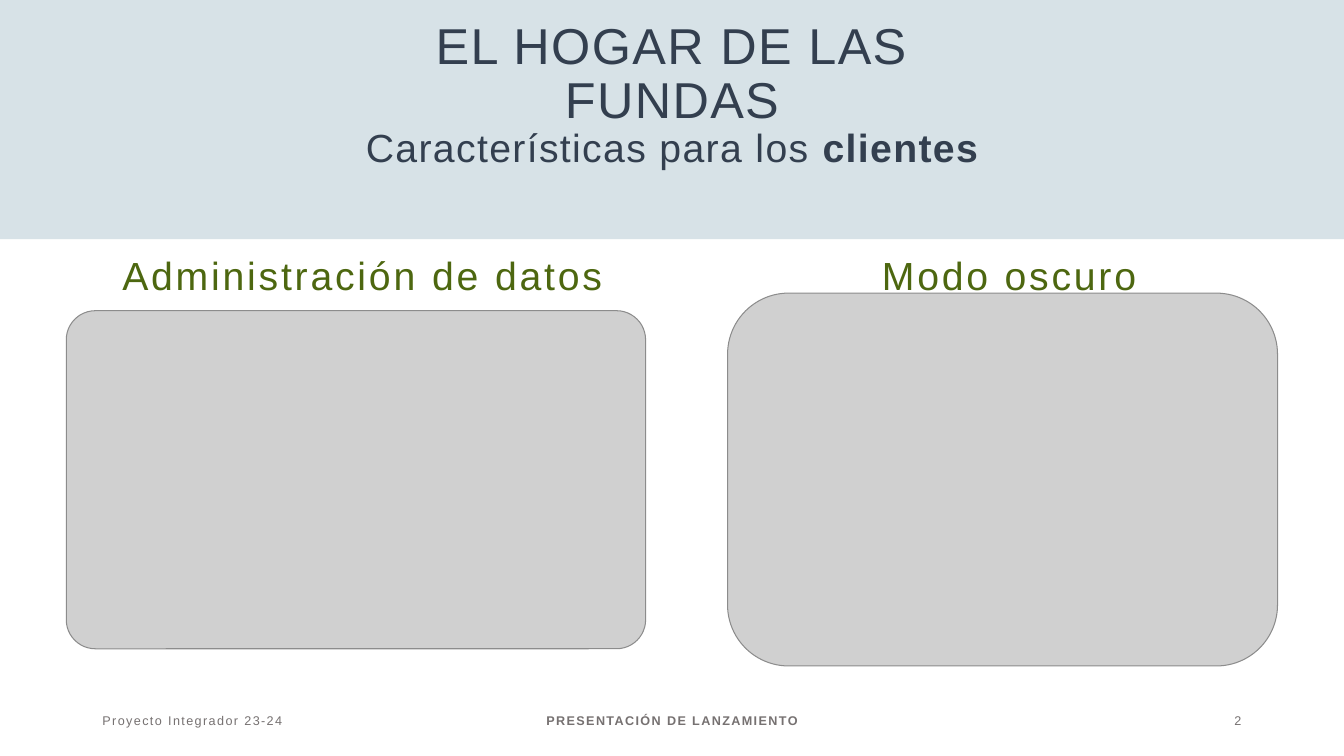
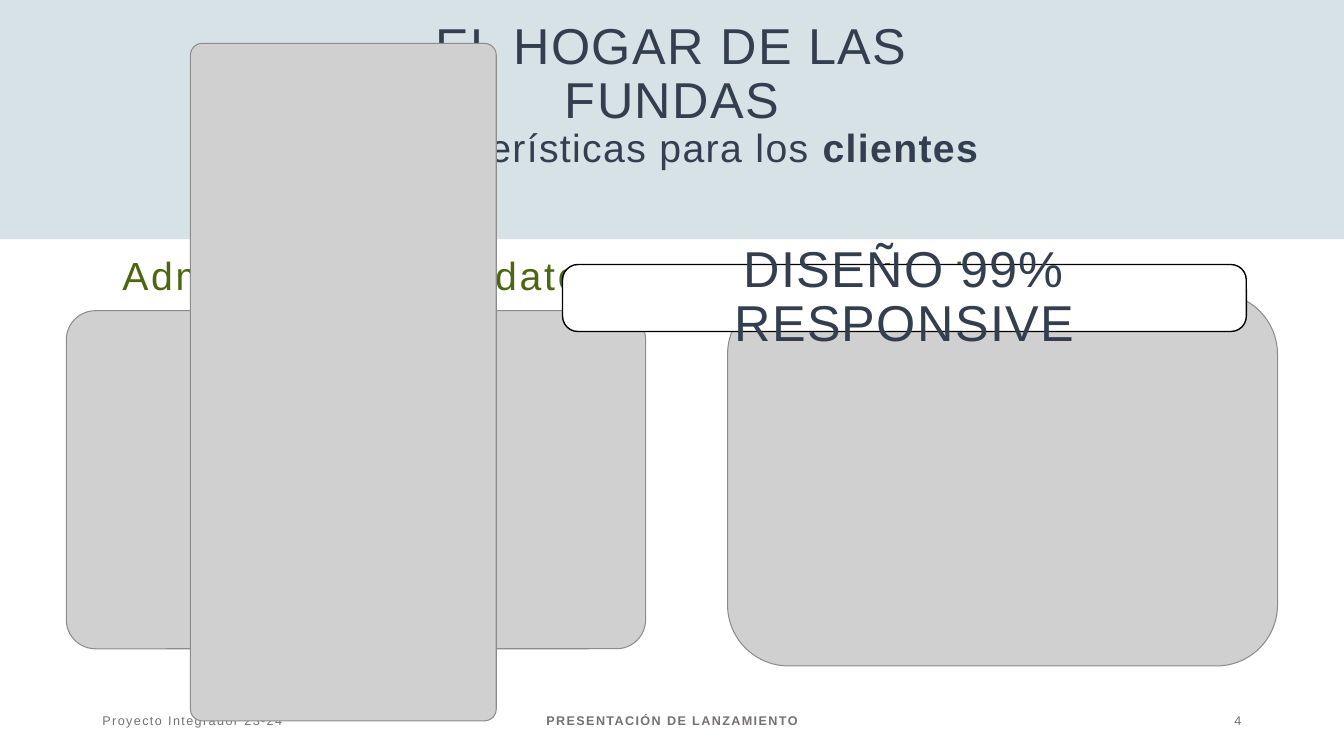
Before and after one commit to Sergio-D-Vico-Pineda/ProyectoIntegrador, a slide deck: slide 4 of Modelaje/Presentacion.pptx (slide 2 before the commit). Drawn at 1344x756 pixels with LibreOffice and Linux fonts; fonts in the diff are those of the drawing; grey boxes stand for pictures. Boxes give left, top, right and bottom in pixels: in the first picture for what was removed or moved away, otherwise in the second. Text is boxed around its words. In the diff, an @@ line names an element or a change of style, - is before the commit and + after.

Commit message:
Responsive

```diff
--- a/Modelaje/Presentacion.pptx
+++ b/Modelaje/Presentacion.pptx
@@ picture added at (x1=191, y1=43, x2=496, y2=721) @@
@@ rounded rectangle added at (x1=563, y1=264, x2=1246, y2=331), fill #FFFFFF, outline #000000 1 pt, 36 pt, text #333F50 @@
+DISEÑO 99% RESPONSIVE
@@ page number at (x1=1234, y1=716, x2=1241, y2=725): text changed @@
-2
+4
```
Also in this commit, not shown: 1 other slide changed.
